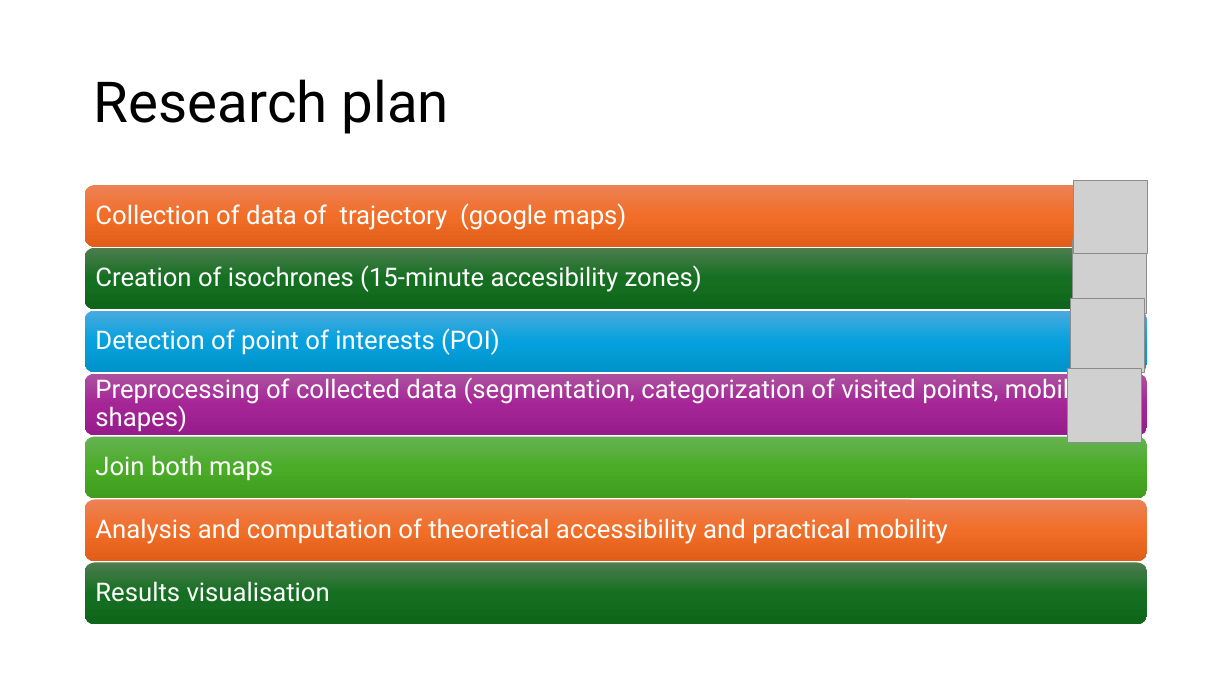
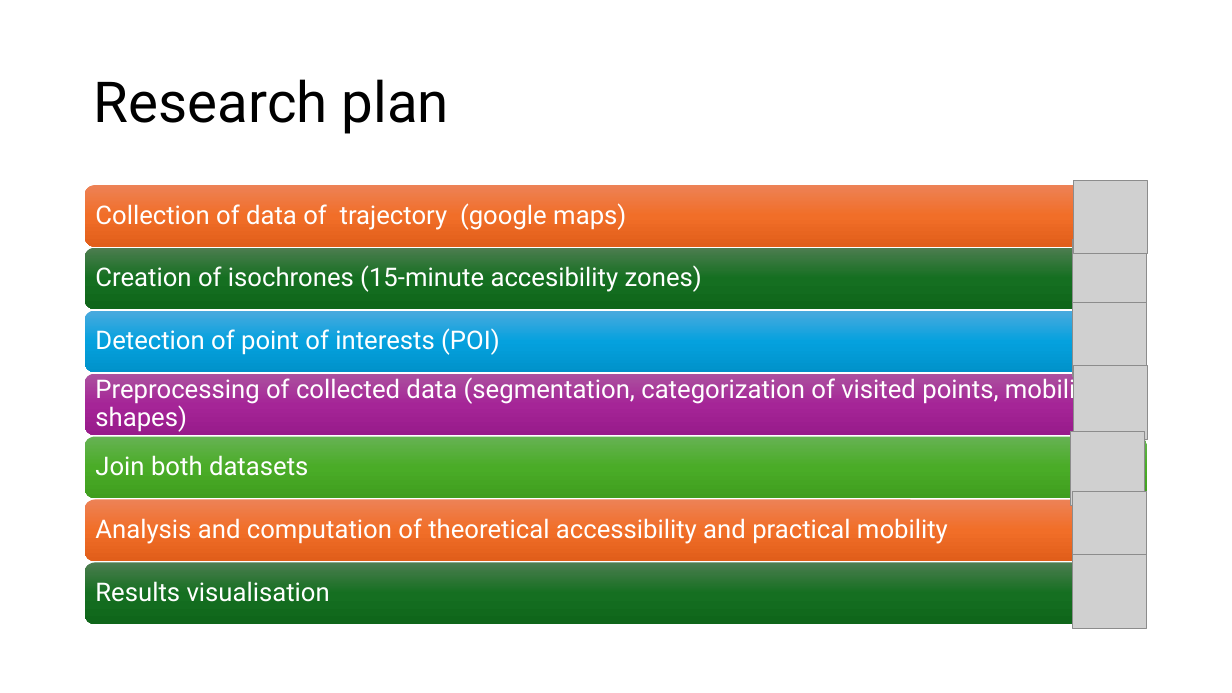
Before and after one commit to nono2001geek/Semester_Project_Lucie_No-mie, a slide deck: slide 7 of The 15-Minute City in Practice.pptx. Drawn at 1232x693 pixels with LibreOffice and Linux fonts; fonts in the diff are those of the drawing; grey boxes stand for pictures. Boxes give left, top, right and bottom in pixels: in the first picture for what was removed or moved away, otherwise in the second. Text is boxed around its words. In the diff, an @@ line names an element or a change of style, - is before the commit and + after.

```diff
--- a/The 15-Minute City in Practice.pptx
+++ b/The 15-Minute City in Practice.pptx
@@ picture: place and size @@
-picture at [1071,299,1145,372]
+picture at [1073,302,1147,376]
@@ picture: place and size @@
-picture at [1067,369,1141,443]
+picture at [1074,365,1148,439]
@@ picture added at [1071,432,1145,506] @@
@@ text at [95,455,308,476]: text changed @@
-Join both maps
+Join both datasets
@@ picture added at [1073,491,1147,565] @@
@@ picture added at [1073,555,1147,628] @@
```
Also in this commit, not shown: 17 other files.
